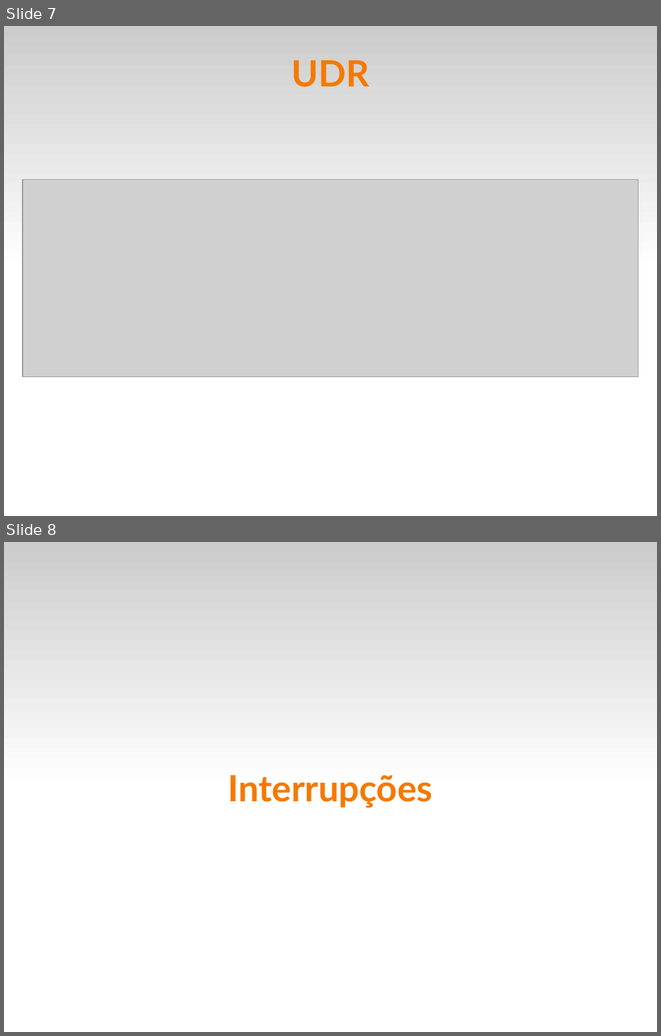
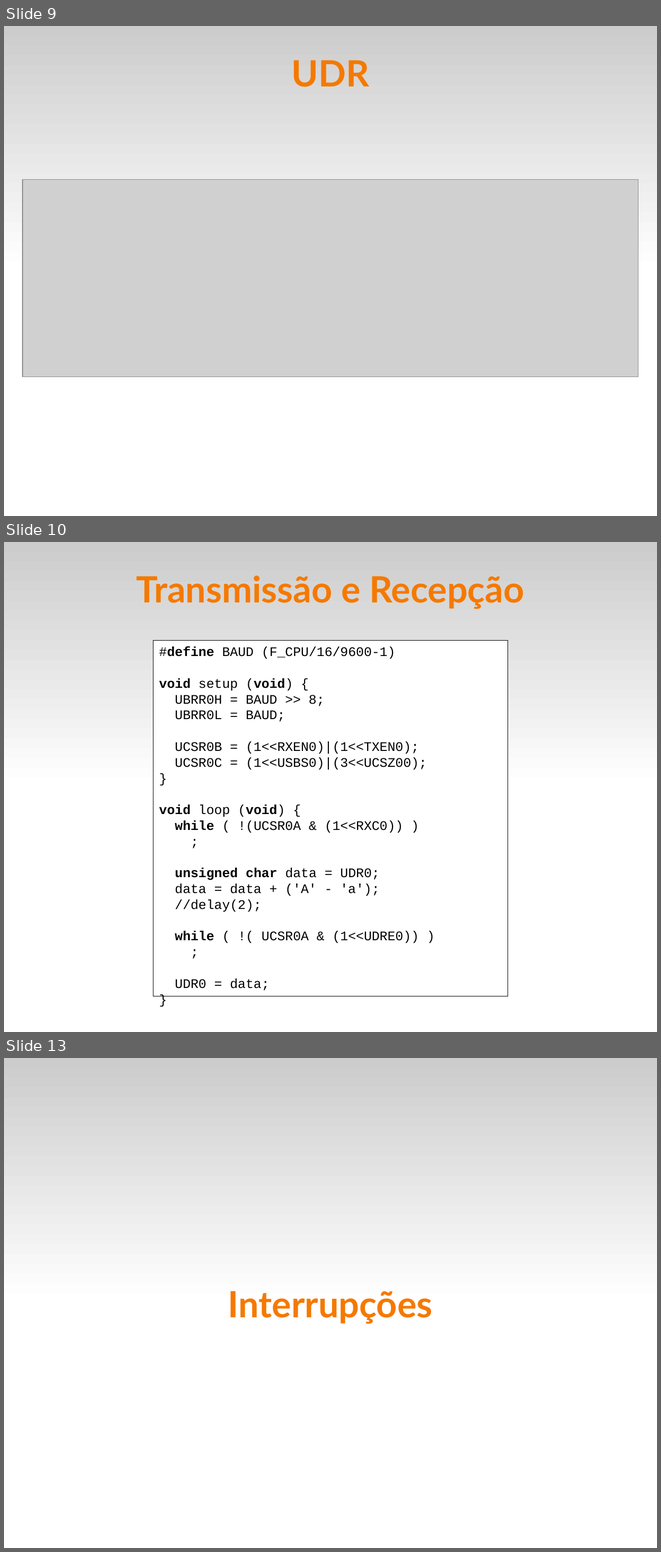
Before and after one commit to fsantanna-uerj/SE, a slide deck: Slides/se-06-usart.odp. Shown one above the other, each under a label of ours: slides 7 and 8 before the commit, slides 9, 10 and 13 after it; the slides between them are not shown. The pictures are 661x1036 and 661x1552 pixels, drawn with LibreOffice and Linux fonts; fonts in the diff are those of the drawing; grey boxes stand for pictures. Boxes give left, top, right and bottom in pixels: in the first picture for what was removed or moved away, otherwise in the second. Text is boxed around its words. In the diff, an @@ line names an element or a change of style, - is before the commit and + after.

```diff
--- a/Slides/se-06-usart.odp
+++ b/Slides/se-06-usart.odp
@@ slide 10 added at (4, 542, 657, 1032), background #FFFFFF; not listed: 1 template element that a slide beside it also shows @@
@@ title added at (136, 575, 524, 609), 44 pt, text #F57900, bold @@
+Transmissão e Recepção
@@ rectangle added at (153, 641, 508, 996), fill #FFFFFF, outline #000000 0 pt, 16 pt, text #000000 @@
+#define BAUD (F_CPU/16/9600-1)
+void setup (void) {
+UBRR0H = BAUD >> 8;
+UBRR0L = BAUD;
+UCSR0B = (1<<RXEN0)|(1<<TXEN0);
+UCSR0C = (1<<USBS0)|(3<<UCSZ00);
+}
+void loop (void) {
+while ( !(UCSR0A & (1<<RXC0)) )
+;
+unsigned char data = UDR0;
+data = data + ('A' - 'a');
+//delay(2);
+while ( !( UCSR0A & (1<<UDRE0)) )
+;
+UDR0 = data;
+}
@@ what was slide 7 is now slide 9 @@
@@ what was slide 8 is now slide 13 @@
```
Also in this commit, not shown: 6 other slides added, 1 slide removed, 6 other files.
